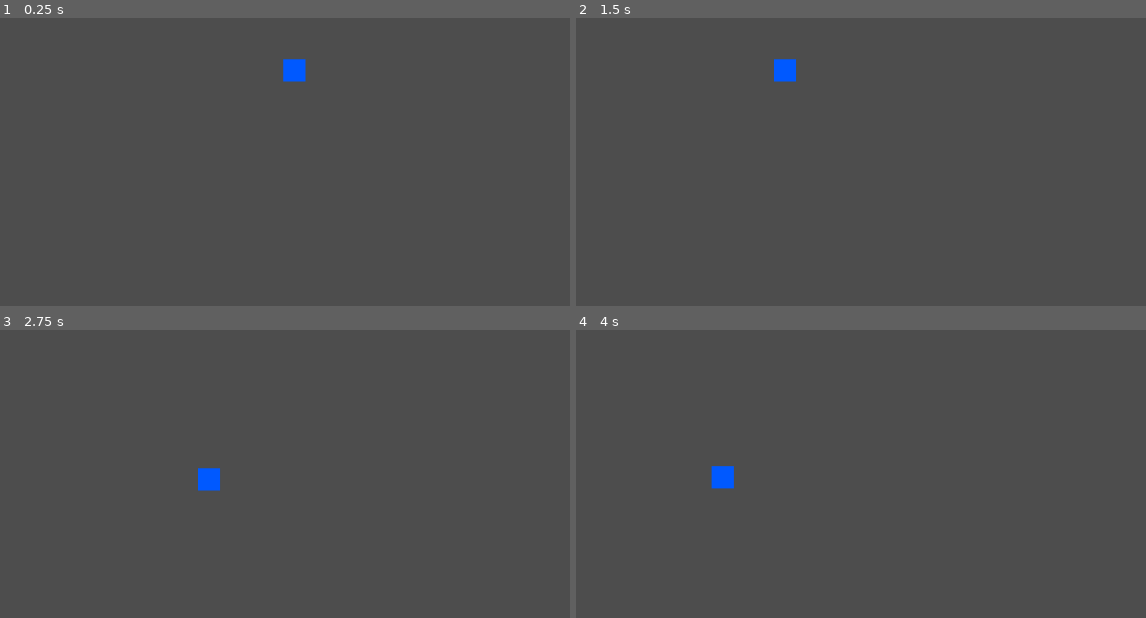
Above: before the commit, frames 1-4 (two rows, left to right).
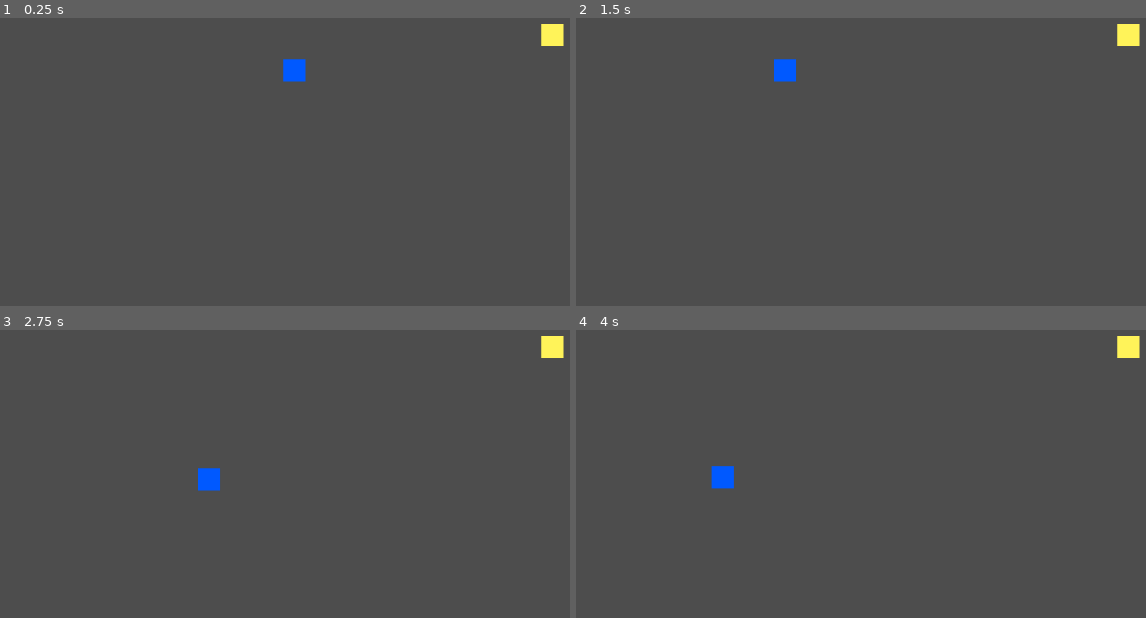
Above: after the commit, the same moments.

Repository: m9k3s/public
Game: Godot game, scene res://scene/main.tscn
Two runs of this game, one before a commit and one after it. Both use one fixed random seed, a clock stepped at 60 frames per second and the inputs below.
Inputs:
- Up to frame 1 (0.25 s): no input
- Up to frame 2 (1.5 s): tap Enter at 0.5 s; hold A (a) 0.53-1.28 s; tap D (d) at 0.8, 1.35 s
- Up to frame 3 (2.75 s): tap S (s) at 1.55 s; tap Space at 2 s; hold S (s) from 2.03 s (still down); tap W (w) at 2.3 s
- Up to frame 4 (4 s): release S (s) at 2.78 s; tap W (w) at 2.85 s; tap A (a) at 3.05 s; tap Enter at 3.5 s; hold A (a) from 3.53 s (still down); tap D (d) at 3.8 s

The runs differ from the first frame. In frame 1, 0.3% of the frame differs, in the area x 94-99%, y 2-10%; in frame 2, 0.3%; in frame 3, 0.3%; in frame 4, 0.3%.

Commit message:
add goal node

Diff:
--- /dev/null
+++ b/scene/goal.tscn
@@ -0,0 +1,17 @@
+[gd_scene load_steps=4 format=3 uid="uid://c0sijr6xkmsa6"]
+
+[ext_resource type="Texture2D" uid="uid://luxfbxgy5xbg" path="res://sprite/goal.png" id="1_5oceh"]
+[ext_resource type="Script" uid="uid://c4bbokxa43kng" path="res://script/goal.gd" id="1_kw3xy"]
+
+[sub_resource type="RectangleShape2D" id="RectangleShape2D_kw3xy"]
+size = Vector2(32, 32)
+
+[node name="goal" type="Area2D"]
+script = ExtResource("1_kw3xy")
+metadata/_edit_group_ = true
+
+[node name="Sprite2D" type="Sprite2D" parent="."]
+texture = ExtResource("1_5oceh")
+
+[node name="CollisionShape2D" type="CollisionShape2D" parent="."]
+shape = SubResource("RectangleShape2D_kw3xy")
--- /dev/null
+++ b/script/goal.gd
@@ -0,0 +1,16 @@
+extends Area2D
+signal goal_crash
+
+# Called when the node enters the scene tree for the first time.
+func _ready() -> void:
+	connect("body_entered",crash)
+
+
+# Called every frame. 'delta' is the elapsed time since the previous frame.
+func _process(delta: float) -> void:
+	pass
+
+func crash(e):
+	print(e)
+	emit_signal("goal_crash")
+	queue_free()
--- a/script/main.gd
+++ b/script/main.gd
@@ -2,11 +2,14 @@
 var screen_size = Vector2()
 
 var player_scene = preload("res://scene/player.tscn")
+var goal_scene = preload("res://scene/goal.tscn")
 
 # Called when the node enters the scene tree for the first time.
 func _ready() -> void:
 	screen_size = get_viewport_rect().size
 	add_player()
+	add_goal()
+
 
 # Called every frame. 'delta' is the elapsed time since the previous frame.
 func _process(delta: float) -> void:
@@ -20,3 +23,24 @@
 
 	player.position.x = screen_size.x/2 - player_size.x/2
 	player.position.y = screen_size.y/2 - player_size.y/2
+
+func add_goal():
+	var goal = goal_scene.instantiate()
+	add_child(goal)
+
+	goal.position.x = random_number(0,screen_size.x)
+	goal.position.y = random_number(0,screen_size.y)
+
+	goal.connect("goal_crash",goal_crash)
+
+
+func goal_crash():
+	print("crash")
+	add_goal()
+
+func random_number(start,end):
+	var n
+	var r = RandomNumberGenerator.new()
+	n = r.randi_range(start,end)
+	print(n)
+	return n
Not shown, added: script/goal.gd.uid
Binary file added: sprite/goal.png
Not shown, added: sprite/goal.png.import
